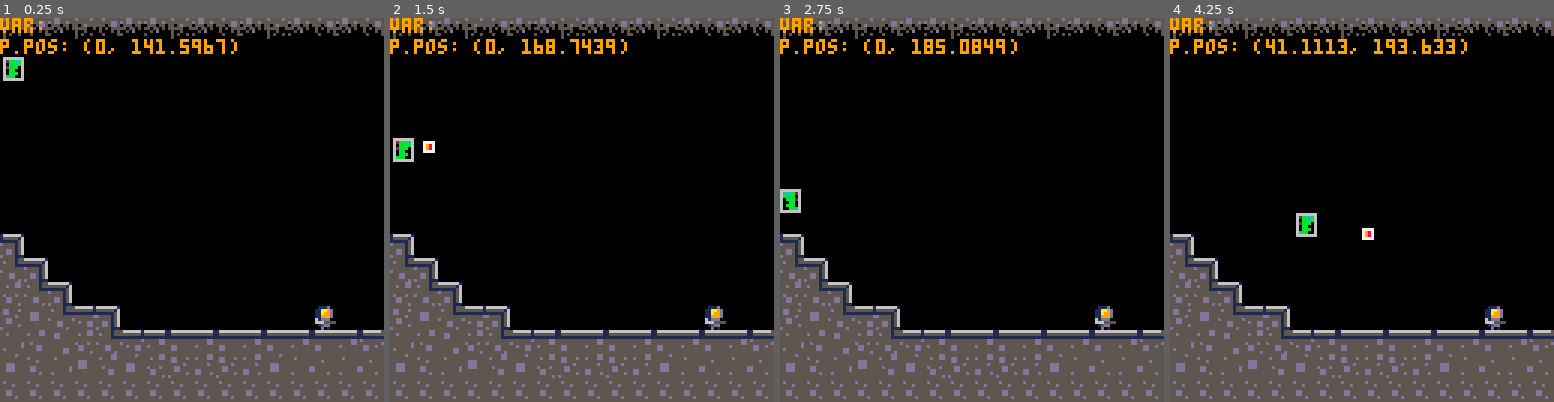
Above: before the commit, frames 1-4 (left to right).
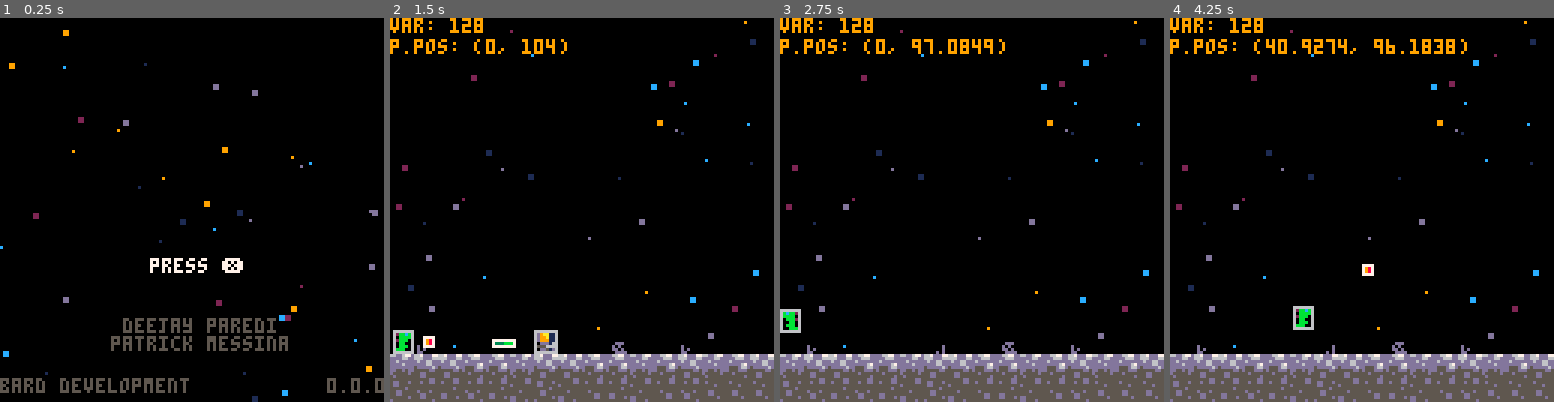
Above: after the commit, the same moments.

Repository: barddev/moonshot
Game: PICO-8 cartridge moonshot.p8
The game is run twice, just before and just after one commit, with the same random seed, the same clock (stepped at 60 frames per second) and the same inputs.
Inputs:
- Up to frame 1 (0.25 s): no input
- Up to frame 2 (1.5 s): tap O (Z key) at 0.33, 0.7, 1.43 s; tap X (X key) at 1.07 s
- Up to frame 3 (2.75 s): hold Left 1.97-2.37 s; tap X (X key) at 2.07, 2.4, 2.73 s; tap O (Z key) at 2.22 s
- Up to frame 4 (4.25 s): hold Right 2.87-3.53 s; tap X (X key) every 0.33 s from 3.07 to 4.07 s; tap O (Z key) at 3.1, 3.98 s; hold Right from 4.13 s (still down)

The runs differ from the first frame. In frame 1, 27% of the frame differs, in the area x 0-100%, y 0-100%; in frame 2, 20%; in frame 3, 20%; in frame 4, 21%.

Commit message:
added level 2 content

Diff:
--- a/moonshot.p8
+++ b/moonshot.p8
@@ -9,8 +9,8 @@
     g = game:new()
     p = player:new()
     c = cam:new()
-    -- g:change_state(menu)
-    g:change_state(level_2)
+    g:change_state(menu)
+    -- g:change_state(level_2)
 end
 
 function _update60()
@@ -324,6 +324,7 @@
     -- map is just blank screen
     self.level = false
     m:init(vector2d(), 128, true, false)
+    music(1)
 
 end
 
@@ -428,6 +429,8 @@
     baddies[3]:init(vector2d(684,30))
     baddies[4]:init(vector2d(800,80))
 
+    music(19)
+
 end
 
 function level_1:player_position()
@@ -450,6 +453,8 @@
         boss:new()
     }
     baddies[1]:init()
+
+    music(3)
 
 end
 
@@ -768,6 +773,7 @@
     for e in all(eggs) do
         if self:collision(e) then
             del(eggs, e)
+            sfx(22)
         end
     end
 
@@ -886,6 +892,7 @@
         b:update()
         if b.health <= 0 then
             del(baddies, b)
+            sfx(29)
         end
     end
 end
@@ -1250,9 +1257,9 @@
 00000000000000000000000000000000000000000000000000000000000000000000000000000000000000000000000000000000000000000000000000000000
 00000000000000000000000000000000000000000000000000000000000000000000000000000000000000000000000000000000000000000000000000000000
 00000a98000000000000000000000000000000000000000000000000000000000000000000000000000000000000000000000000000000000000000000000000
-00000998000000000000000000000000000000000000000000000000000000000000000000000000000000000000000000000000000000000000000000000000
-00000a980bbbb3330000000000000000000000000000000000000000000000000000000000000000000000000000000000000000000000000000000000000000
-000000000bbbbbbb0000000000000000000000000000000000000000000000000000000000000000000000000000000000000000000000000000000000000000
+00000998000000008888822200000000000000000000000000000000000000000000000000000000000000000000000000000000000000000000000000000000
+00000a980bbbb3338888888800000000000000000000000000000000000000000000000000000000000000000000000000000000000000000000000000000000
+000000000bbbbbbb8888888800000000000000000000000000000000000000000000000000000000000000000000000000000000000000000000000000000000
 00000000000000000000000000000000000000000000000000000000000000000000000000000000000000000000000000000000000000000000000000000000
 00000000000000000000000000000000000000000000000000000000000000000000000000000000000000000000000000000000000000000000000000000000
 00e80880000000000000000000000000000000000000000000000000000000000000000000000000000000000000000000000000000000000000000000000000
@@ -1509,7 +1516,7 @@
 0048000000004900004a000048000000000000006000000000000000004800000000000049000000000000490000736500000073757f7f000000494800000000000000000000005e5e5e00000000000000000000007064504647506500490000000000480000004a000060606160606000004a00d0d1480000c2c30049006b6c
 4443434242444343424244424344424343444343444242434244444344424344444244434244424342434243424463750000007462434443444442424342450000000000000000000000000000000000000000000000735151505262444444424244424243444342434442424342444342424243424242434442424242424242
 5054515451555055535155535452525250515555515153555453555151525152535555555354535046475350535552760000007350505050505050505050650000000000000000000000000000000000000000000000715050505050505050505050505050505050505050505050545050505050505050505050505050505050
-727170727170707270717072707170717064535353515353757172717171717271727171710000000000000000000000000000000000000000000000000000000000000000000000000000000000000000000000000000000000000000000000000000000000000000000000000000000000000000000000000000000000796a
+72717072717070727071707270717071706453535351535375717271717171727172717e7e7e7e7e7e7e7e7e7e7e7e7e0000007e7e7e7e7e7e7e7e7e7e7e7e000000000000000000000000000000000000000000000000000000000000000000000000000000000000000000000000000000000000000000000000000000796a
 000000000000000000000000000000000074515453515351650000000000000000000000000000000000000000000000000000000000000000000000000000000000000000000000000000000000000000000000000000000000000000000000000000000000000000000000000000000000000000000000000000000000796a
 000000000000000000000000000000000066535352545153650000000000000000000000000000000000000000000000000000000000000000000000000000000000000000000000000000000000000000000000000000000000000000000000000000000000000000000000000000000000000000000000000000000000796a
 000000000000000000000000000000000074535353535353750000000000000000000000000000000000000000000000000000000000000000000000000000000000000000000000000000000000000000000000000000000000000000000000000000000000000000000000000000000000000000000000000000000000796a
Not shown, changed: the music (__music__) section of moonshot.p8
Not shown, changed: the sound effects (__sfx__) section of moonshot.p8
